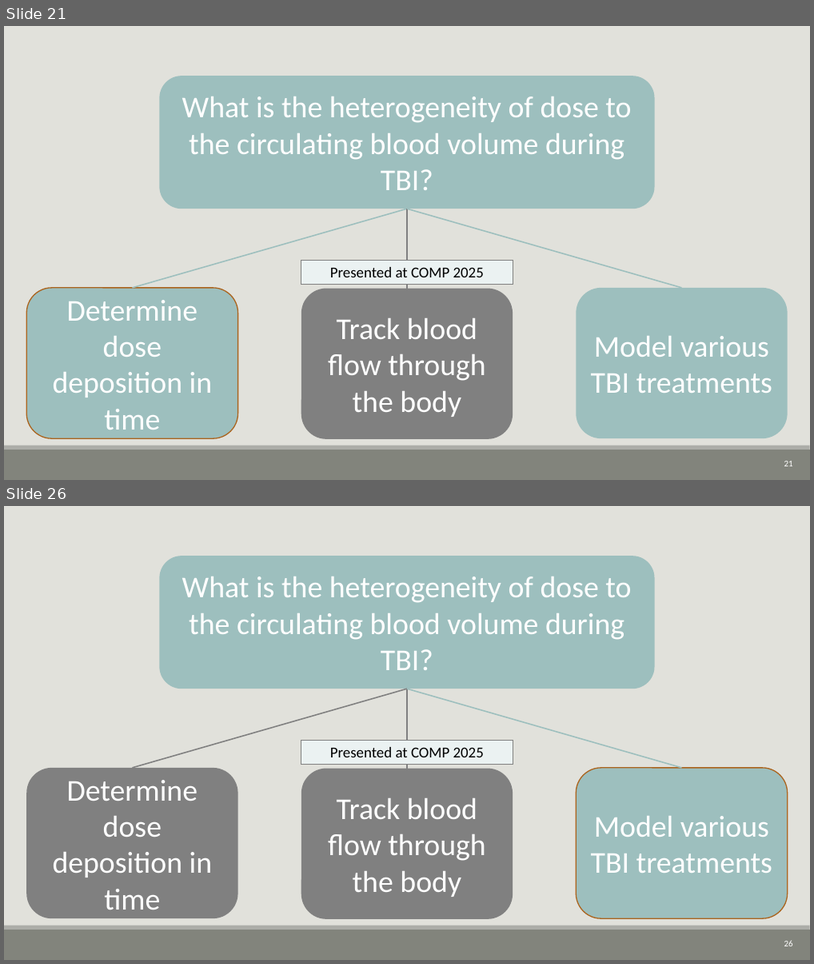
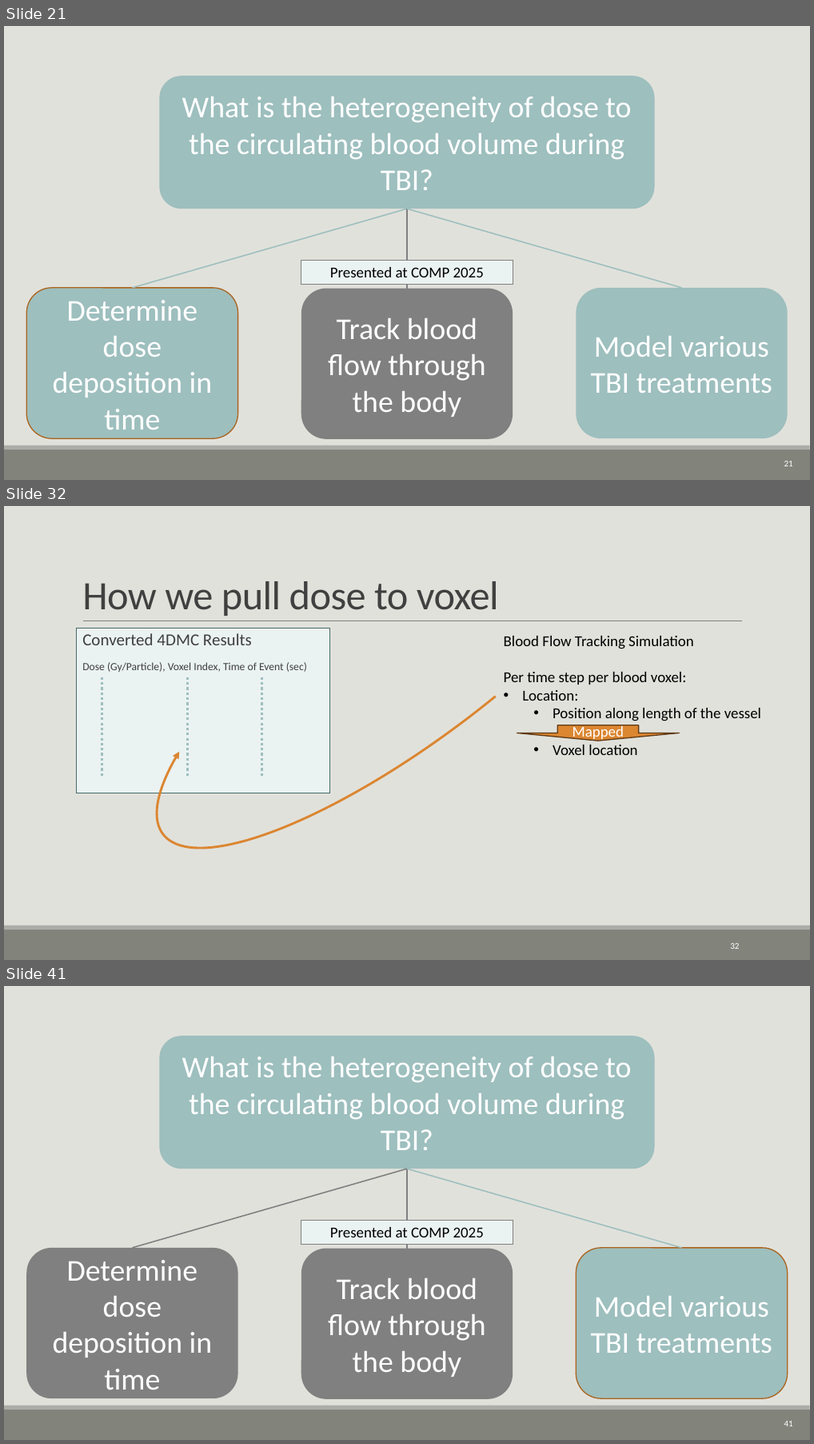
Before and after one commit to CNorthwayMedPhys/Full-Body-Flow-Model-Project, a slide deck: Working Documents/11.25_Committee Meeting.pptx. Shown one above the other, each under a label of ours: slides 21 and 26 before the commit, slides 21, 32 and 41 after it; the slides between them are not shown. The pictures are 814x964 and 814x1444 pixels, drawn with LibreOffice and Linux fonts; fonts in the diff are those of the drawing. Boxes give left, top, right and bottom in pixels: in the first picture for what was removed or moved away, otherwise in the second. Text is boxed around its words. In the diff, an @@ line names an element or a change of style, - is before the commit and + after.

```diff
--- a/Working Documents/11.25_Committee Meeting.pptx
+++ b/Working Documents/11.25_Committee Meeting.pptx
@@ slide 32 added at bbox=[4, 506, 810, 960], background #E1E1DB; not listed: 2 template elements that a slide beside it also shows @@
@@ arc (boxed as its full ellipse) added at bbox=[107, 506, 721, 908], outline #DB8631 2.75 pt @@
@@ title added at bbox=[82, 581, 499, 616], 48 pt, text #404040 @@
+How we pull dose to voxel
@@ line added from (83, 621) to (742, 621), #808080 0.5 pt @@
@@ text added at bbox=[77, 628, 330, 792], fill #EBF2F2, outline #456968 0.75 pt, 13 pt, text #404040 @@
+  Converted 4DMC Results
+  Dose (Gy/Particle), Voxel Index, Time of Event (sec)
@@ text added at bbox=[504, 636, 762, 755], 18 pt, text #000000 @@
+Blood Flow Tracking Simulation
+Per time step per blood voxel:
+• Location:
+  • Position along length of the vessel
+  • Voxel location
@@ line added from (102, 677) to (102, 778), #9DBFBE 3 pt dashed @@
@@ line added from (188, 677) to (188, 778), #9DBFBE 3 pt dashed @@
@@ line added from (262, 677) to (262, 778), #9DBFBE 3 pt dashed @@
@@ down arrow added at bbox=[518, 725, 680, 740], fill #DB8631, outline #603B15 1.25 pt, 18 pt, text #FFFFFF @@
+Mapped
@@ page number added at bbox=[730, 943, 739, 948], 10.5 pt, text #FFFFFF @@
+32
@@ what was slide 26 is now slide 41 @@
@@ page number at bbox=[785, 1420, 794, 1426]: text changed @@
-26
+41
```
Also in this commit, not shown: 8 slides changed, 16 other slides added, 2 slides removed.
